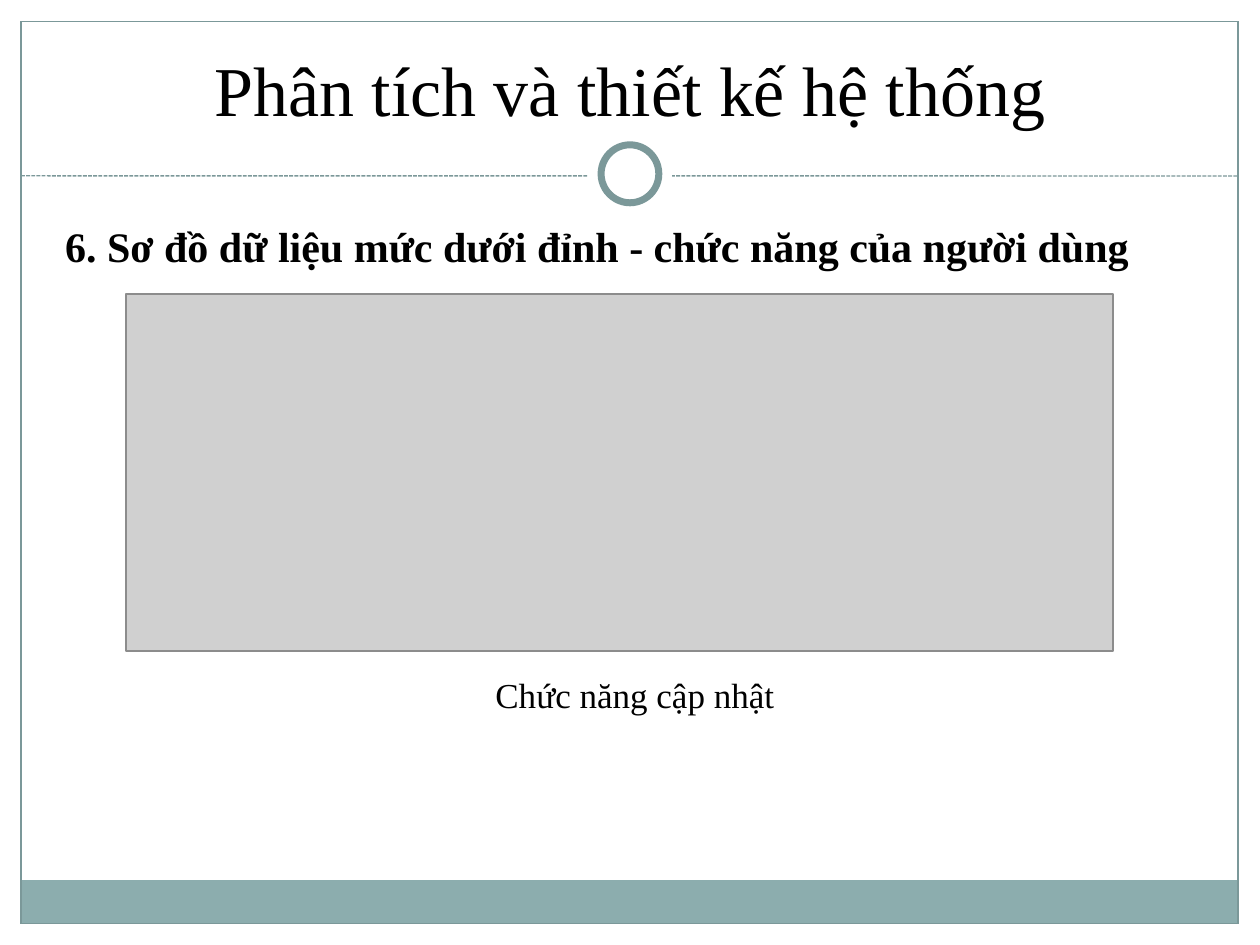
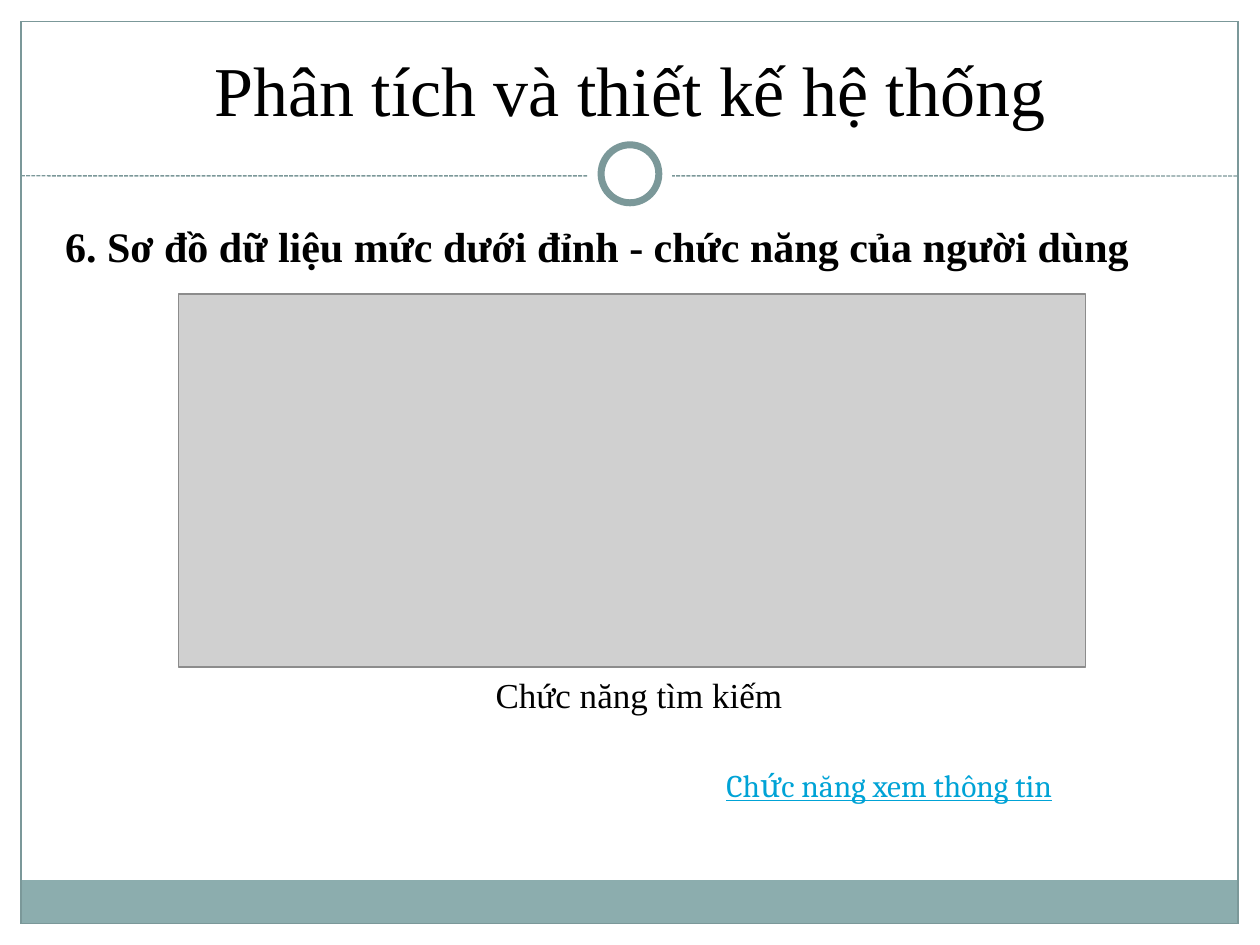
Before and after one commit to trungvdhp/cong-thong-tin-sv, a slide deck: slide 12 of BaoCao/Moodle/Reports/Vimaru-Moodle-Slide.pptx (slide 21 before the commit). Drawn at 1260x945 pixels with LibreOffice and Linux fonts; fonts in the diff are those of the drawing; grey boxes stand for pictures. Boxes give left, top, right and bottom in pixels: in the first picture for what was removed or moved away, otherwise in the second. Text is boxed around its words. In the diff, an @@ line names an element or a change of style, - is before the commit and + after.

```diff
--- a/BaoCao/Moodle/Reports/Vimaru-Moodle-Slide.pptx
+++ b/BaoCao/Moodle/Reports/Vimaru-Moodle-Slide.pptx
@@ picture: place and size @@
-picture at <box>126,294,1113,650</box>
+picture at <box>179,294,1086,667</box>
@@ text at <box>496,682,782,715</box>: text changed @@
-Chức năng cập nhật
+Chức năng tìm kiếm
@@ text added at <box>801,775,1052,804</box>, 18 pt, text #00A3D6, underline @@
+Chức năng xem thông tin
```
Also in this commit, not shown: 15 other slides changed, 2 slides added, 10 slides removed, 37 other files.
